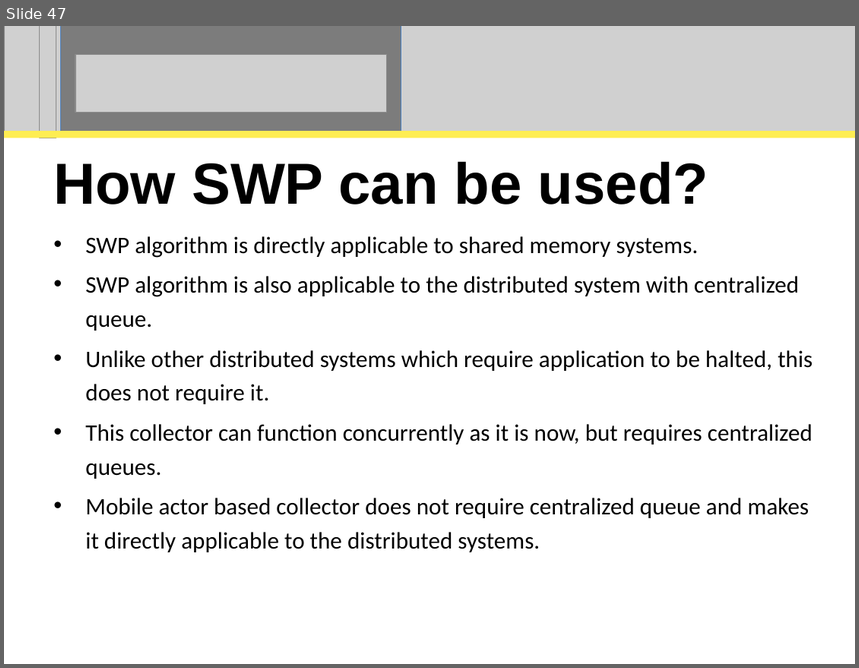
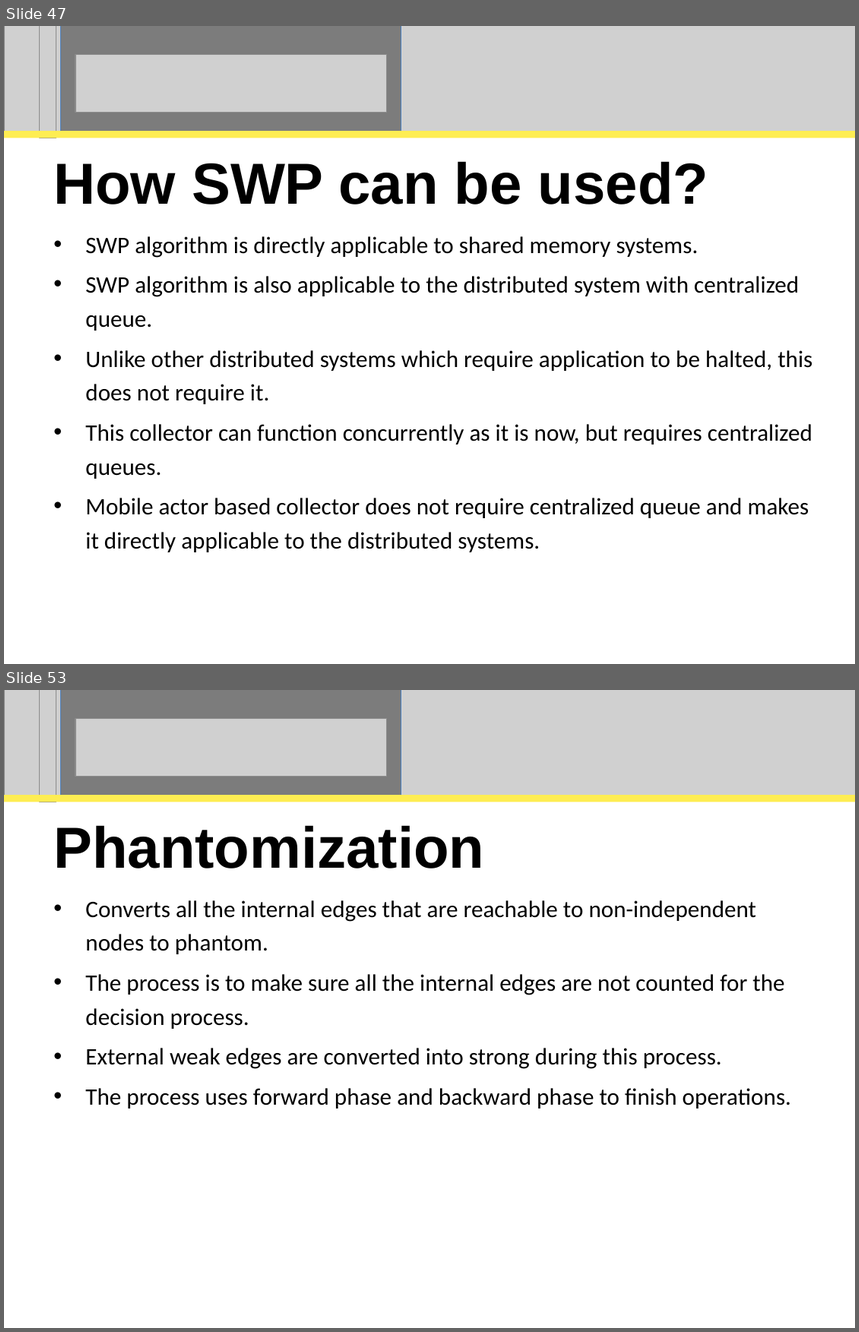
Before and after one commit to perpetualcoder/thesis, a slide deck: thesisppt/defense.ppt. Shown one above the other, each under a label of ours: slide 47 before the commit, slides 47 and 53 after it; the slides between them are not shown. The pictures are 859x668 and 859x1332 pixels, drawn with LibreOffice and Linux fonts; fonts in the diff are those of the drawing; grey boxes stand for pictures. Boxes give left, top, right and bottom in pixels: in the first picture for what was removed or moved away, otherwise in the second. Text is boxed around its words. In the diff, an @@ line names an element or a change of style, - is before the commit and + after.

```diff
--- a/thesisppt/defense.ppt
+++ b/thesisppt/defense.ppt
@@ slide 53 added at (x1=4, y1=690, x2=855, y2=1328), background #FFFFFF @@
@@ picture added at (x1=4, y1=690, x2=855, y2=796) @@
@@ picture added at (x1=40, y1=690, x2=56, y2=802) @@
@@ rectangle added at (x1=61, y1=690, x2=401, y2=796), fill #000000 at 40% opacity, outline #4A7EBB 0.74 pt @@
@@ picture added at (x1=75, y1=719, x2=387, y2=777) @@
@@ rectangle added at (x1=4, y1=795, x2=855, y2=802), fill #FEED52 @@
@@ title added at (x1=53, y1=825, x2=484, y2=869), 49 pt, text #000000, bold @@
+Phantomization
@@ subtitle added at (x1=85, y1=901, x2=791, y2=1109), 20 pt, text #000000 @@
+• Converts all the internal edges that are reachable to non-independent nodes to phantom.
+• The process is to make sure all the internal edges are not counted for the decision process.
+• External weak edges are converted into strong during this process.
+• The process uses forward phase and backward phase to finish operations.
```
Also in this commit, not shown: 19 other slides added, 1 slide removed, 18 other files.
